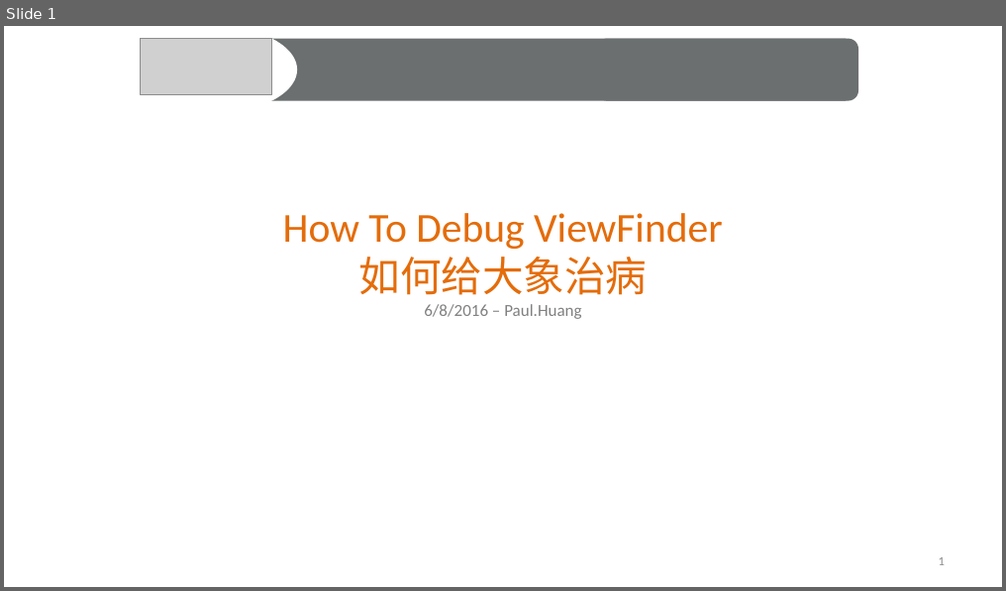
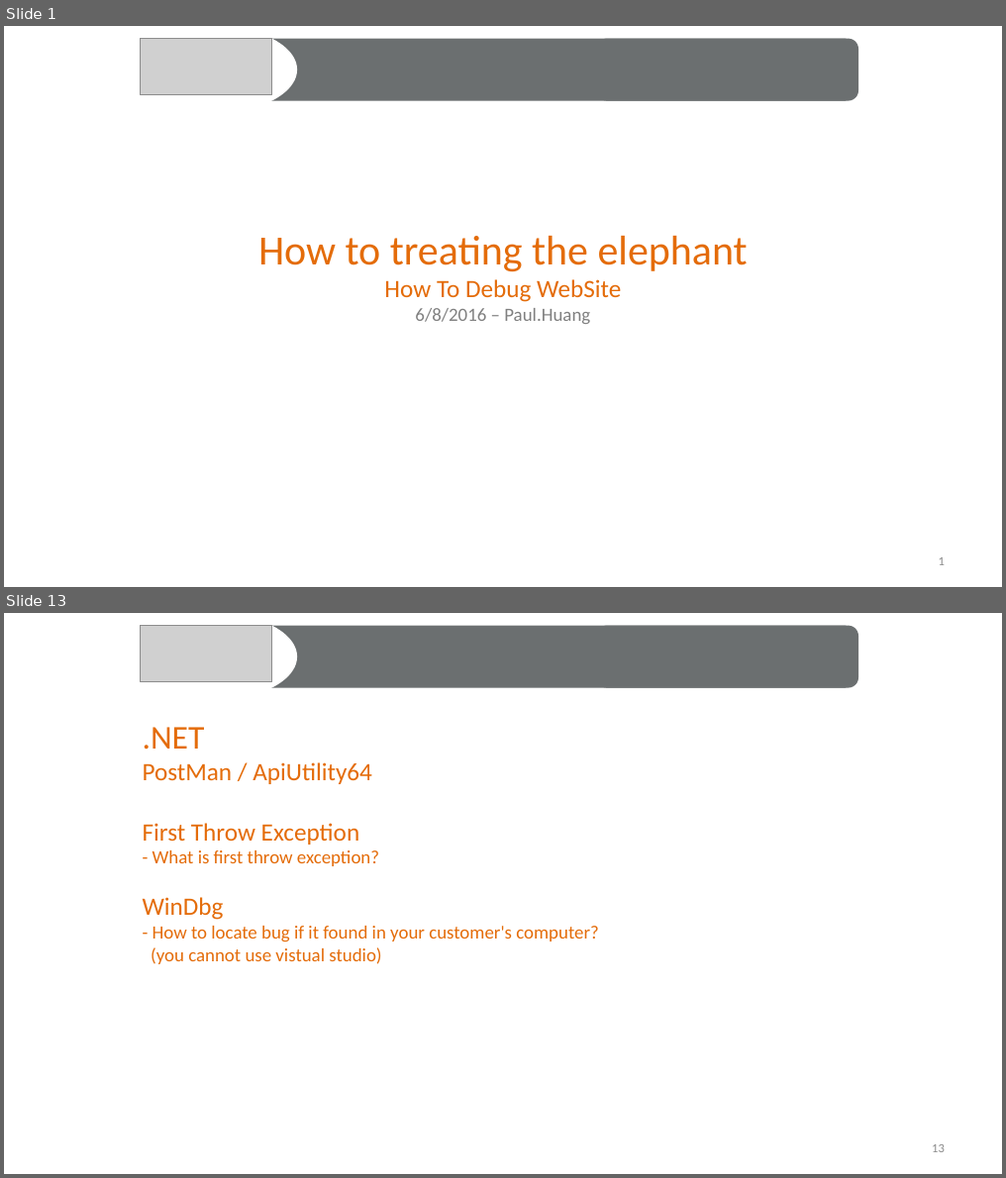
Before and after one commit to rainbow494/blog.zuoshachi.com, a slide deck: examples/how-to-debug-website/how-to-debug-viewfinder.pptx. Shown one above the other, each under a label of ours: slide 1 before the commit, slides 1 and 13 after it; the slides between them are not shown. The pictures are 1006x591 and 1006x1178 pixels, drawn with LibreOffice and Linux fonts; fonts in the diff are those of the drawing; grey boxes stand for pictures. Boxes give left, top, right and bottom in pixels: in the first picture for what was removed or moved away, otherwise in the second. Text is boxed around its words. In the diff, an @@ line names an element or a change of style, - is before the commit and + after.

```diff
--- a/examples/how-to-debug-website/how-to-debug-viewfinder.pptx
+++ b/examples/how-to-debug-website/how-to-debug-viewfinder.pptx
@@ slide 13 added at [4,613,1002,1174], background #FFFFFF @@
@@ ellipse added at [129,613,297,700], fill #FFFFFF @@
@@ picture added at [141,626,272,682] @@
@@ rectangle added at [197,626,846,688], fill #6B6F70 @@
@@ rounded rectangle added at [597,626,859,688], fill #6B6F70 @@
@@ text added at [143,727,599,964], 18 pt, text #E46C0A @@
+.NET
+PostMan / ApiUtility64
+First Throw Exception
+- What is first throw exception?
+WinDbg
+- How to locate bug if it found in your customer's computer?
+(you cannot use vistual studio)
@@ page number added at [932,1145,944,1153], 12 pt, text #8C8C8C @@
+13
@@ slide 1 changed as well @@
@@ title at [258,236,747,324]: text changed; size 39.6 to 40 pt @@
-How To Debug ViewFinder
-如何给大象治病
-6/8/2016 – Paul.Huang
+How to treating the elephant
+How To Debug WebSite
+6/8/2016 – Paul.Huang
```
Also in this commit, not shown: 2 other slides changed, 16 other slides added, 8 slides removed, 1 other file.
